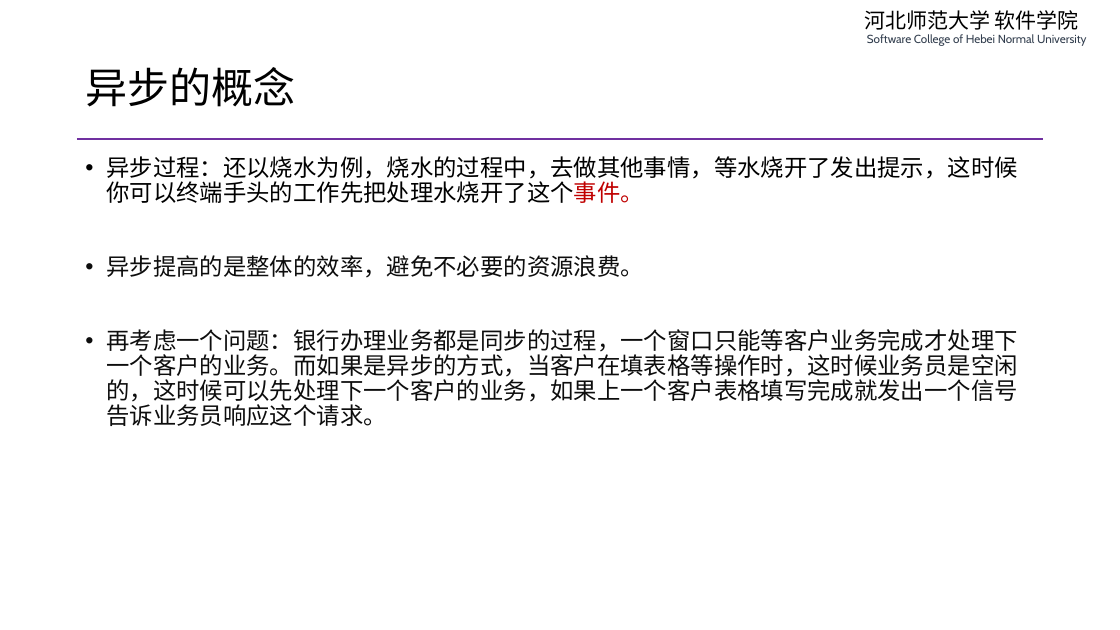
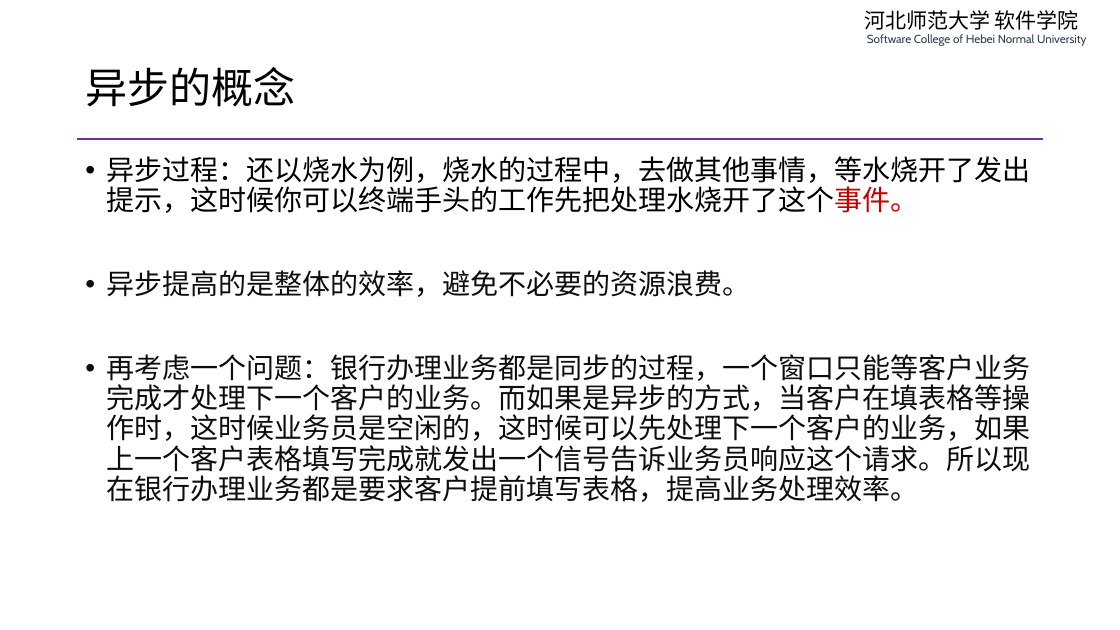
Before and after one commit to edu2act/course-php-serverside-development-on-linux, a slide deck: slide 5 of materials/slides/ch08-async-io-and-swoole.pptx. Drawn at 1120x630 pixels with LibreOffice and Linux fonts; fonts in the diff are those of the drawing. Boxes give left, top, right and bottom in pixels: in the first picture for what was removed or moved away, otherwise in the second. Text is boxed around its words. In the diff, an @@ line names an element or a change of style, - is before the commit and + after.

```diff
--- a/materials/slides/ch08-async-io-and-swoole.pptx
+++ b/materials/slides/ch08-async-io-and-swoole.pptx
@@ text at <box>106,156,1030,297</box>: size 20 to 24 pt in "异步过程：还以烧水为例，烧水的过程中，去做其他事情，等水烧开了发出提示，这时候你可以终端手头的工作先把处理水烧开了这个事 ...", "异步提高的是整体的效率，避免不必要的资源浪费。" @@
@@ text at <box>106,354,1030,502</box>: text changed; size 20 to 24 pt @@
-• 再考虑一个问题：银行办理业务都是同步的过程，一个窗口只能等客户业务完成才处理下一个客户的业务。而如果是异步的方式，当客户在填表格等操作时，这时候业务员是空闲的，这时候可以先处理下一个客户的业务，如果上一个客户表格填写完成就发出一个信号告诉业务员响应这个请求。
+• 再考虑一个问题：银行办理业务都是同步的过程，一个窗口只能等客户业务完成才处理下一个客户的业务。而如果是异步的方式，当客户在填表格等操作时，这时候业务员是空闲的，这时候可以先处理下一个客户的业务，如果上一个客户表格填写完成就发出一个信号告诉业务员响应这个请求。所以现在银行办理业务都是要求客户提前填写表格，提高业务处理效率。
```
Also in this commit, not shown: 11 other slides changed, 1 other file.
